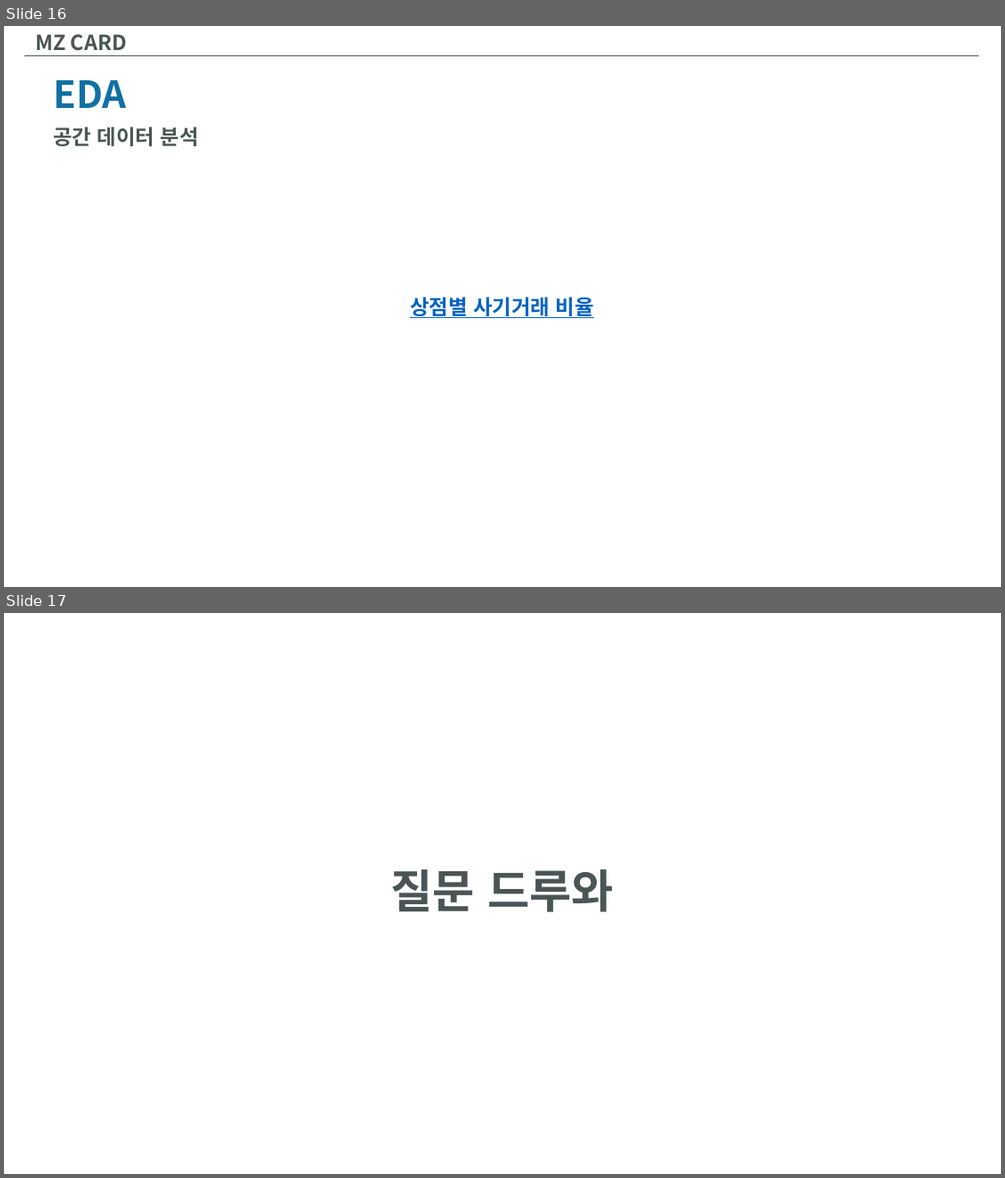
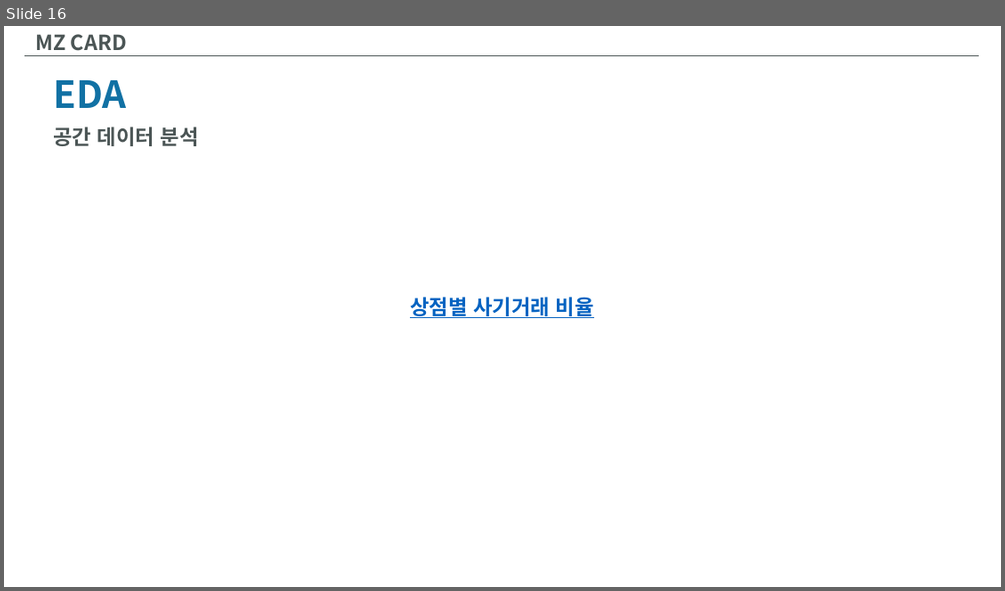
Before and after one commit to InjaeJayLee/mzcard, a slide deck: MZCARD.pptx. Shown one above the other, each under a label of ours: slides 16 and 17 before the commit, slide 16 after it. The pictures are 1005x1178 and 1005x591 pixels, drawn with LibreOffice and Linux fonts; fonts in the diff are those of the drawing. Boxes give left, top, right and bottom in pixels: in the first picture for what was removed or moved away, otherwise in the second. Text is boxed around its words. In the diff, an @@ line names an element or a change of style, - is before the commit and + after.

```diff
--- a/MZCARD.pptx
+++ b/MZCARD.pptx
@@ slide 17 removed at (4, 613, 1001, 1174), background #FFFFFF @@
@@ title removed at (391, 869, 614, 912) @@
-질문 드루와
```
Also in this commit, not shown: 1 slide added, 4 other files.
